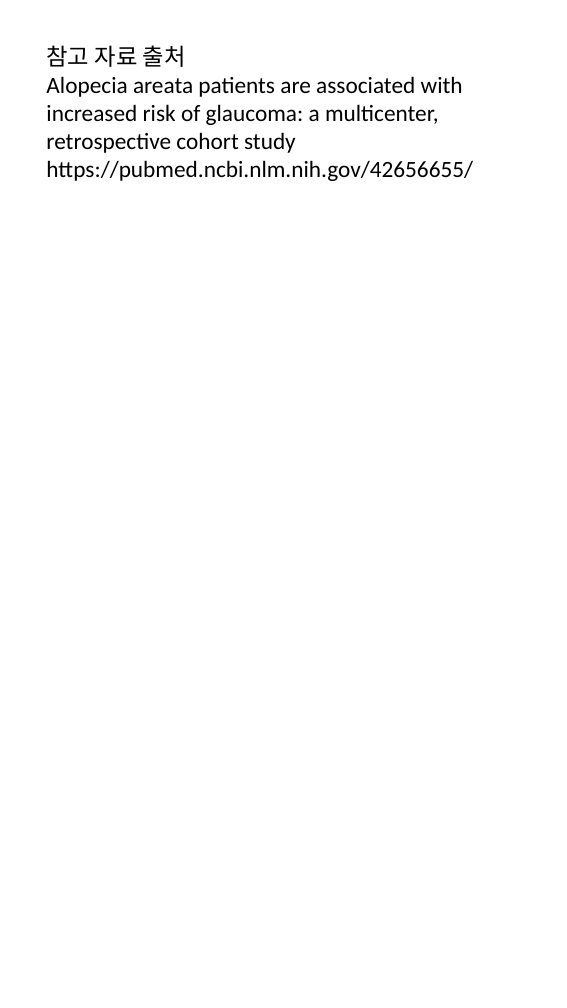
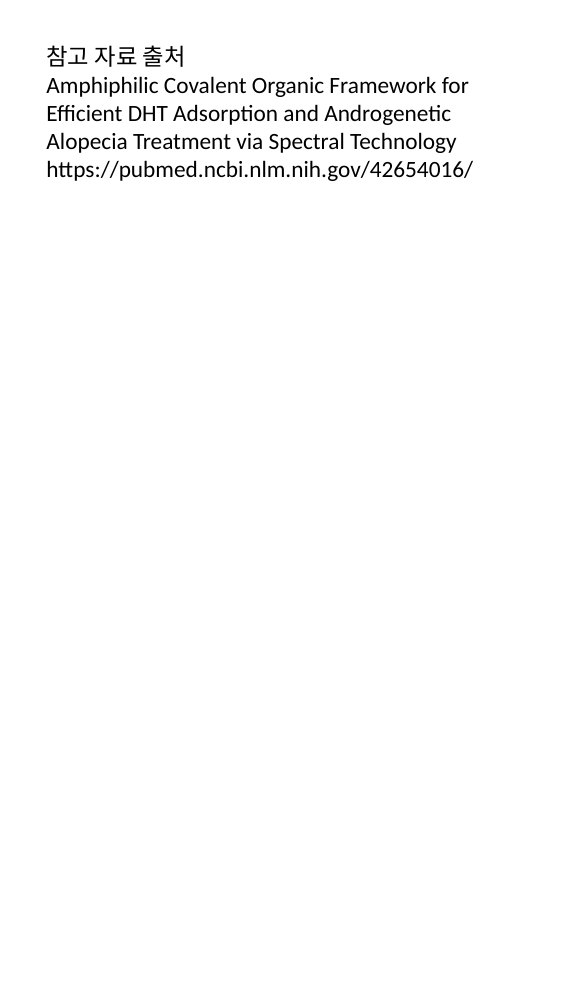
Before and after one commit to hyokang2010-BJ-ANTH/product-builder-test, a slide deck: slide 7 of data/2026-08-29/slides.pptx. Drawn at 567x1008 pixels with LibreOffice and Linux fonts; fonts in the diff are those of the drawing. Boxes give left, top, right and bottom in pixels: in the first picture for what was removed or moved away, otherwise in the second. Text is boxed around its words. In the diff, an @@ line names an element or a change of style, - is before the commit and + after.

```diff
--- a/data/2026-08-29/slides.pptx
+++ b/data/2026-08-29/slides.pptx
@@ text at bbox=[46, 76, 473, 181]: text changed @@
-Alopecia areata patients are associated with increased risk of glaucoma: a multicenter, retrospective cohort study
-https://pubmed.ncbi.nlm.nih.gov/42656655/
+Amphiphilic Covalent Organic Framework for Efficient DHT Adsorption and Androgenetic Alopecia Treatment via Spectral Technology
+https://pubmed.ncbi.nlm.nih.gov/42654016/
```
Also in this commit, not shown: 17 other files.
